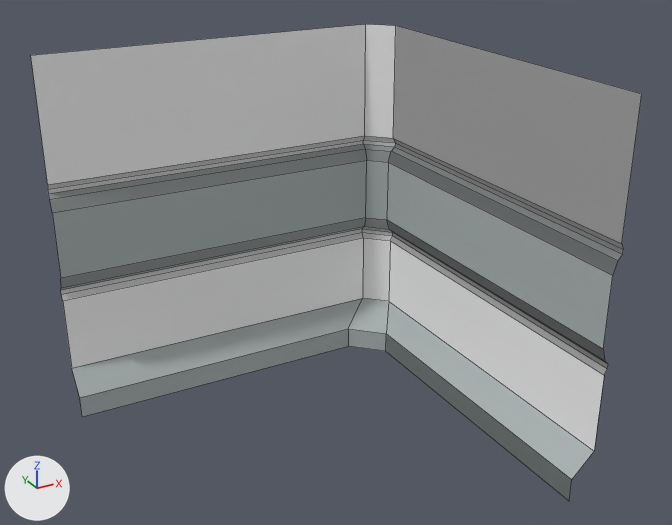
One commit to the FBX model BODY/Assets/Main/Meshes/Environment/walls/base_wall_corner_inverted_01.FBX: the scene before it, then after it.
Rendered twice from a 50 mm lens placed at (-3.8, -7.41, 5.81), pointed at (0.26, -0.04, 2.13). The axes (+X, +Y, +Z) are drawn at lower left. The lights are the same throughout. Mesh edges are drawn as thin lines. Where no turn or scale is listed for an object, it has been applied to the vertices.

Script lines for the objects in view, before the commit:
```python
me_mesh = bpy.data.meshes.new('Mesh')
me_mesh.from_pydata(...)  # 56 vertices, 39 faces; spans x -2.0..2.06, y -2.0..2.06, z 0.01..4.01
# faces by material slot: [6, 9, 12, 12]
me_mesh.materials.append(mat_basecolor)  # white #f5f5f5
me_mesh.materials.append(mat_leistenkante)  # grey #929696
me_mesh.materials.append(mat_leiste)  # grey #abb4b4
me_mesh.materials.append(mat_emission)  # light grey #d0d0d0
# before: 0 (-2.0, 2.03, 1.36) at pixel (62, 300), 2 (-2.0, 2.03, 2.69) at pixel (47, 184), 4 (-2.0, 2.03, 4.01) at pixel (30, 55), 6 (-2.0, 1.78, 0.01) at pixel (82, 416), 7 (-2.0, 1.78, 0.26) at pixel (79, 397)
# before: 9 (-2.0, 2.03, 0.51) at pixel (71, 368), 10 (-2.0, 2.06, 2.62) at pixel (47, 189), 11 (-2.0, 2.06, 2.58) at pixel (48, 193), 14 (-2.0, 2.06, 1.42) at pixel (61, 294), 17 (-2.0, 2.06, 1.47) at pixel (60, 290)
# before: 18 (-2.0, 1.97, 2.39) at pixel (52, 212), 19 (-2.0, 2.01, 1.52) at pixel (61, 287), 22 (-2.0, 2.01, 2.52) at pixel (49, 199), 24 (-2.0, 1.97, 1.65) at pixel (60, 278)
# before: 27 (2.03, -2.0, 1.36) at pixel (604, 375), 29 (2.03, -2.0, 2.69) at pixel (621, 243), 31 (2.03, -2.0, 4.01) at pixel (641, 93), 32 (1.78, 1.42, 0.01) at pixel (385, 351), 33 (1.78, -2.0, 0.01) at pixel (569, 501)
# before: 34 (1.78, -2.0, 0.26) at pixel (571, 479), 35 (2.03, 1.77, 0.51) at pixel (388, 301), 38 (2.06, -2.0, 2.58) at pixel (622, 254), 39 (2.06, -2.0, 2.62) at pixel (623, 249), 41 (2.06, -2.0, 1.42) at pixel (607, 368)
# before: 42 (2.06, -2.0, 1.47) at pixel (608, 364), 46 (1.97, -2.0, 1.65) at pixel (603, 349), 47 (2.01, -2.0, 2.52) at pixel (617, 260), 49 (1.97, -2.0, 2.39) at pixel (612, 275), 51 (2.01, -2.0, 1.52) at pixel (604, 360)
# before: 52 (2.03, -2.0, 0.51) at pixel (594, 451), 53 (1.78, 1.42, 0.26) at pixel (386, 333)
ob_base_wall_corner_inverted_01 = bpy.data.objects.new('base_wall_corner_inverted_01', me_mesh)
ob_base_wall_corner_inverted_01.location = (0.0, 0.0, 0.0)
```
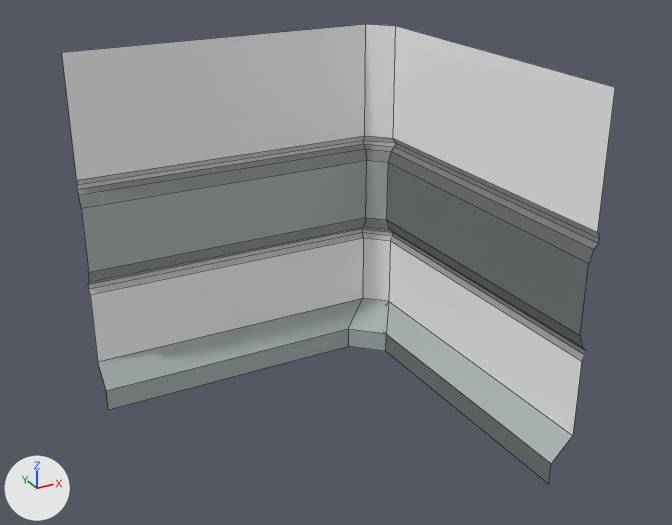
The newer file is also turned or shifted as a whole; pictures and numbers use the older file's frame.

Location of each change, (x1, y1, x2, y2) in pixels of the pictures (672 x 525 px; the box of a moved part takes in the faces that stretch with it):
'base_wall_corner_inverted_01', reshaped (9% narrower)
    before: (31, 24, 642, 500)
    after: (62, 24, 615, 484)
part 1 of me_mesh, moved or reshaped
    before: (31, 24, 367, 417)
    after: (62, 24, 367, 410)
part 2 of me_mesh, moved or reshaped
    before: (386, 138, 623, 500)
    after: (386, 138, 599, 484)

What changed in the scene script:
```text
Change me_mesh:
    where me_mesh.from_pydata(...)  # 56 vertices, 39 faces; spans x -2.0..2.06, y -2.0..2.06, z 0.01..4.01
    used by ob_base_wall_corner_inverted_01; location = (0.0, 0.0, 0.0)
    verts and faces of me_mesh; kept vertices keep their numbers, new ones are numbered from 56
    me_mesh part 1
    add for i in [0, 2, 4, 6, 7, 9, 10, 11, 14, 17, 18, 19, 22, 24]: verts[i] += (0.3, 0.0, 0.0)
    me_mesh part 2
    add delete_vertices([33, 34])  # with the faces that use them
    add for i in [27, 29, 38, 39, 41, 42, 46, 47, 49, 51, 52]: verts[i] += (0.0, 0.3, 0.0)
    add verts[31] = (2.03, -1.7, 4.0)  # moved, pixel (615, 87)
    add verts[56] = (1.78, 1.77, 0.01)
    add verts[57] = (1.78, -1.7, 0.01)  # pixel (548, 484)
    add verts[58] = (1.78, 1.77, 0.26)
    add verts[59] = (1.78, -1.7, 0.26)  # pixel (551, 463)
    add faces += [(56, 57, 59, 58), (35, 58, 59, 52)]  # mat_leiste (grey #abb4b4)
```
